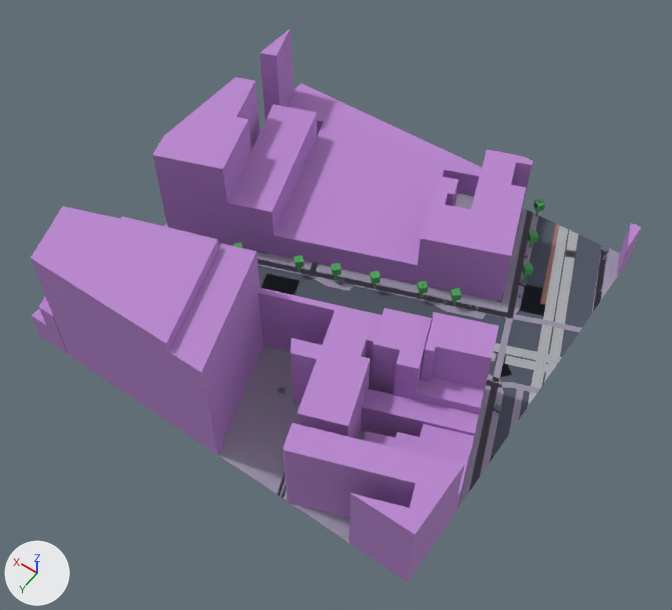
What one commit did to the glTF model public/maps/melbourne/chunks/3_-18.glb.
Both versions are drawn from a 50 mm lens placed at (319.9, 2241.9, 207.5), pointed at (409.3, 2116.7, 10.7). The lights are fixed; the arrows at lower left show +X, +Y and +Z. The older version comes first. Where no turn or scale is listed for an object, it has been applied to the vertices. Vertices at exactly the same position are counted once.

In view in the first picture: 'compiled-chunk'.
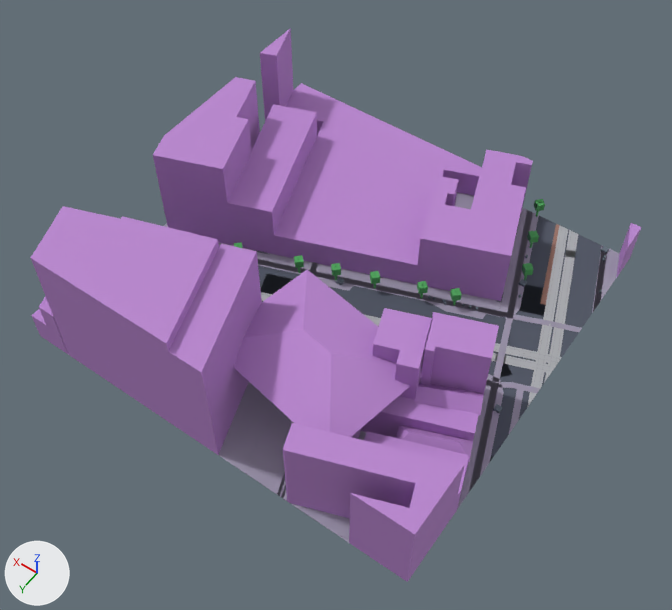
Location of each change, [x1, y1, x2, y2] in pixels of the pictures (672 x 610 px; the box of a moved part takes in the faces that stretch with it):
part 1 of me_mesh_0, moved or reshaped
    before: [258, 288, 484, 475]
    after: [234, 270, 483, 475]

Patch to the scene script:
```diff
--- a/public/maps/melbourne/chunks/3_-18.glb.py
+++ b/public/maps/melbourne/chunks/3_-18.glb.py
@@ me_mesh_0 @@
 # used by ob_compiled_chunk; location = (414.7, 2105.4, 20.3)
-me_mesh_0.from_pydata(...)  # 3261 vertices, 4844 faces; spans x -60.7..60.7, y -60.6..60.6, z -20.0..20.0
+me_mesh_0.from_pydata(...)  # 3279 vertices, 4862 faces; spans x -60.7..60.7, y -60.6..60.6, z -20.0..20.0
+# me_mesh_0 part 1
+# 8 faces are deleted
+# 15 vertices in x -33.7..7.8, y 15.1..50.1, z 3.0 move by (0.0, 0.0, -6.0)
+# 6 vertices in x -57.7..-40.0, y 24.4..36.0, z -9.5 move by (0.0, 0.0, -3.1)
+# 6 vertices in x -53.9..-37.5, y 13.8..24.7, z -5.5 move by (0.0, 0.0, -3.2)
+# 18 vertices are added at x -57.9..11.1, y 10.1..52.0, z -12.6..3.0
+# 18 new faces join them, mat_commercial (purple #b985cf)
+# 8 new faces join them, mat_rail (grey #9ea2a8)
 me_mesh_0.materials.append(mat_asphalt)
```
